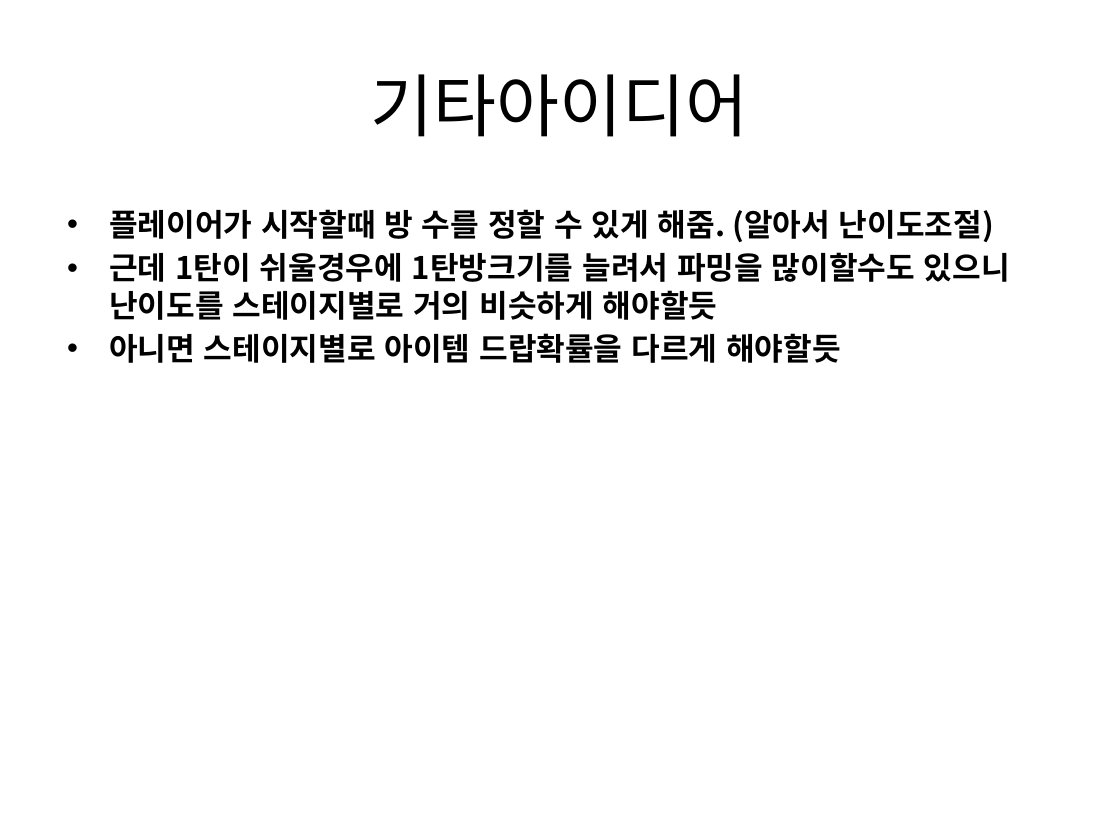
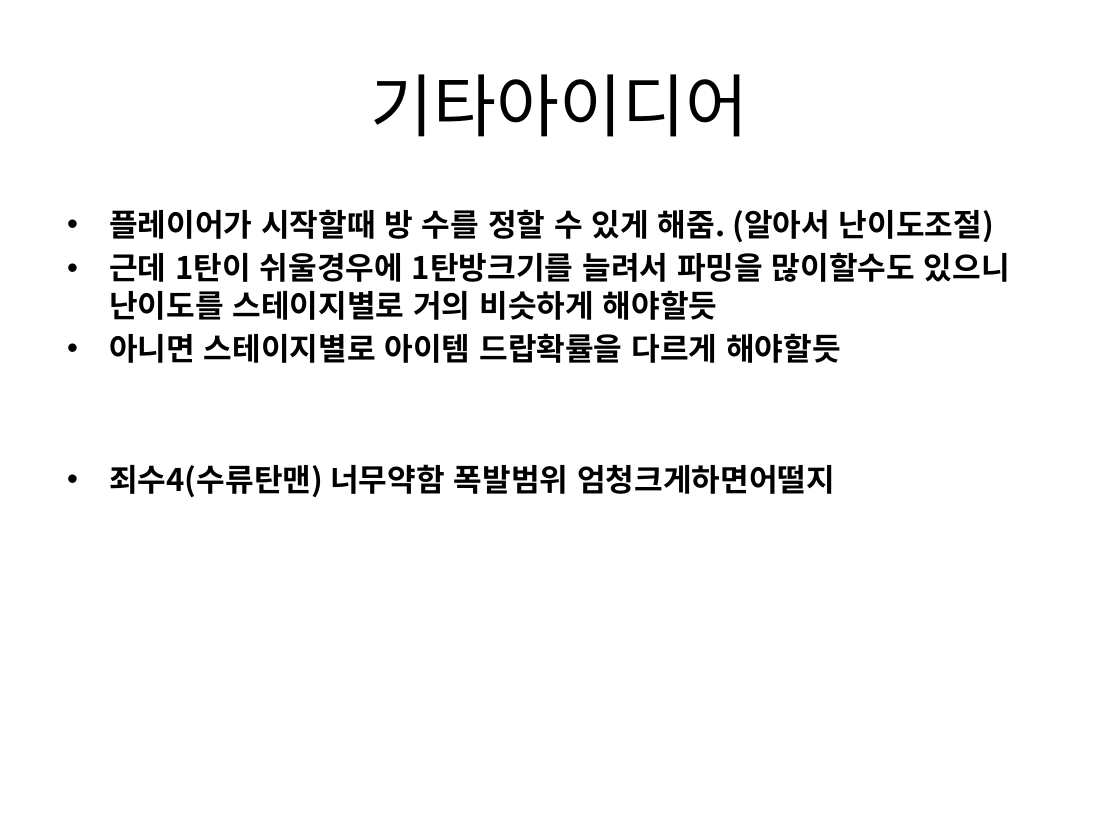
Before and after one commit to gkdlgndpdu/EscapeJail, a slide deck: slide 13 of EscapeJail/Assets/기획/스테이지1기획.pptx. Drawn at 1120x840 pixels with LibreOffice and Linux fonts; fonts in the diff are those of the drawing. Boxes give left, top, right and bottom in pixels: in the first picture for what was removed or moved away, otherwise in the second. Text is boxed around its words. In the diff, an @@ line names an element or a change of style, - is before the commit and + after.

```diff
--- a/EscapeJail/Assets/기획/스테이지1기획.pptx
+++ b/EscapeJail/Assets/기획/스테이지1기획.pptx
@@ text at box(109, 464, 835, 497): paragraph added @@
+• 죄수4(수류탄맨) 너무약함 폭발범위 엄청크게하면어떨지
```
Also in this commit, not shown: 1 other file.
